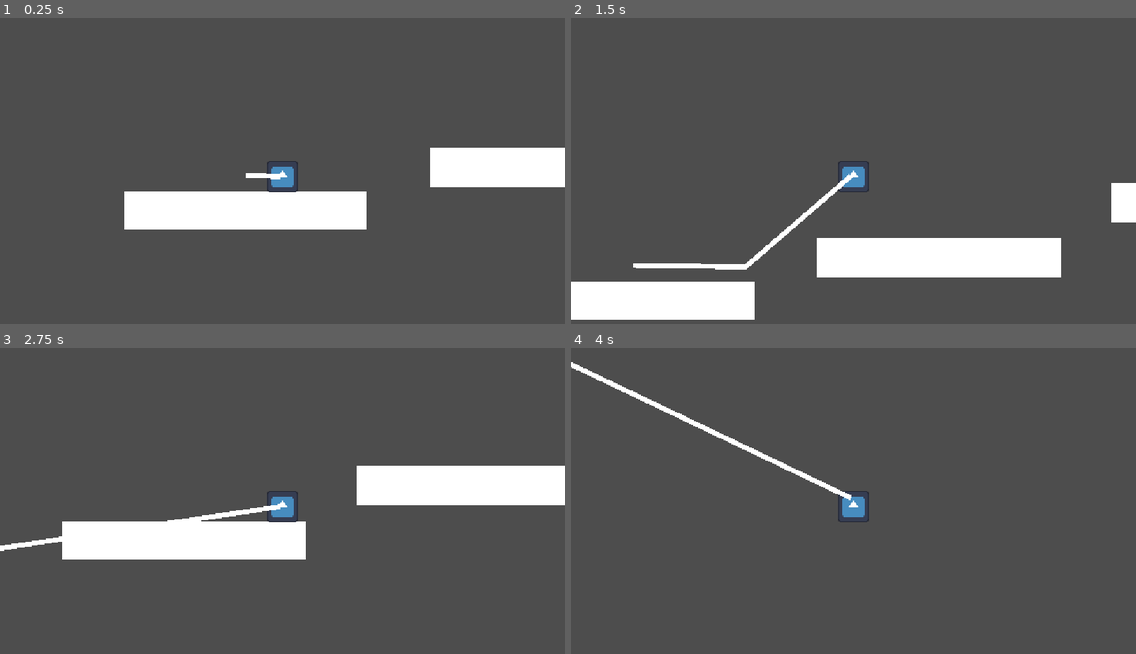
Above: before the commit, frames 1-4 (two rows, left to right).
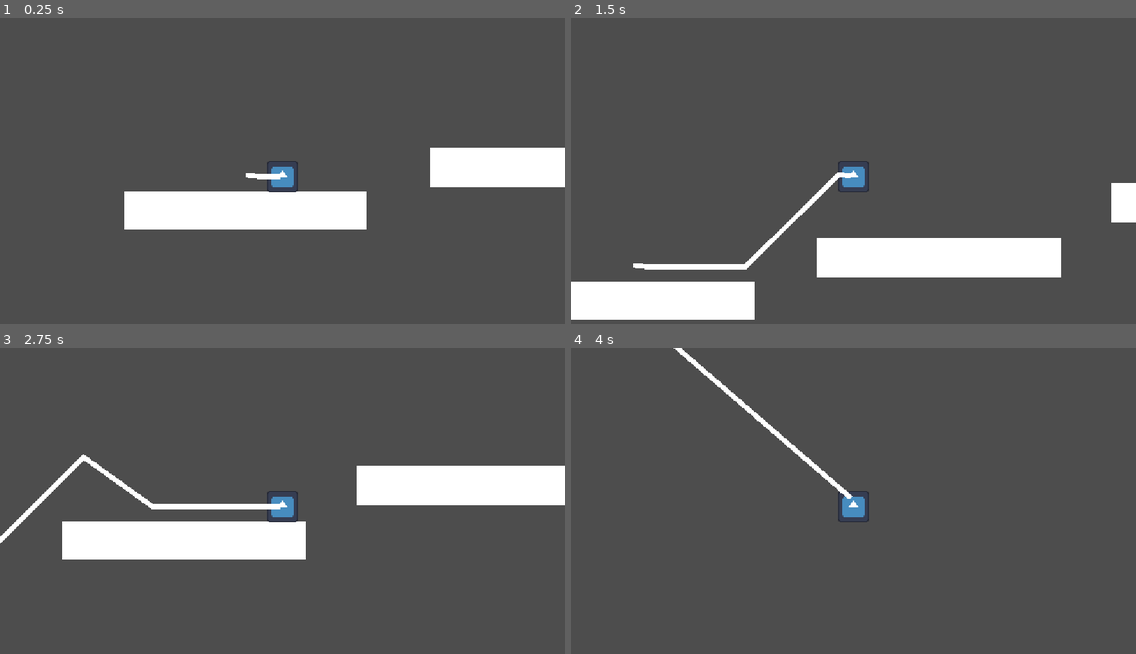
Above: after the commit, the same moments.

Repository: thirtyseventh-xyz/haven
Game: Godot game, scene res://levels/level_1.tscn
Same seed, same stepped clock (60 frames per second), same inputs: the game is played once before the commit and once after it. The project has no main scene, so this scene is started directly. The engine's default icon, where the game draws it, is replaced by a stand-in: a white triangle on a blue panel in a dark square.
Inputs:
- Up to frame 1 (0.25 s): no input
- Up to frame 2 (1.5 s): tap Enter at 0.5 s; tap Space at 0.77 s
- Up to frame 3 (2.75 s): tap Space at 1.52 s
- Up to frame 4 (4 s): tap Space at 3.02, 3.77 s

The runs differ from the first frame. In frame 1, less than 0.1% of the frame differs, in the area x 43-48%, y 50-53%; in frame 2, 0.7%; in frame 3, 1.4%; in frame 4, 1.5%, in the area x 0-50%, y 0-50%.

Commit message:
line works better

Diff:
--- a/levels/line_2d.gd
+++ b/levels/line_2d.gd
@@ -11,4 +11,3 @@
 
 func track_last_point(new_pos:Vector2) -> void:
 	set_point_position(created_points, new_pos)
-	print("set point "+str(created_points)+"  to position "+str(new_pos))
--- a/objects/player/player.gd
+++ b/objects/player/player.gd
@@ -1,5 +1,4 @@
 extends CharacterBody2D
-
 
 const SPEED = 300.0
 const JUMP_VELOCITY = -600.0
@@ -15,12 +14,26 @@
 			velocity.y = JUMP_VELOCITY
 			new_line_point.emit(position)
 
+
+var last_vel_state:int = 0
+var was_in_air:bool = false
 func _physics_process(delta: float) -> void:
 	# Add the gravity.
 	track_last_point.emit(position)
 
 	if not is_on_floor():
+		was_in_air = true
 		velocity += get_gravity() * delta
+		if sign(velocity.y) != last_vel_state:# and sign(velocity.y) != 0 and last_vel_state == 1 :
+			new_line_point.emit(position)
+
+		last_vel_state = sign(velocity.y)
+
+	if was_in_air and is_on_floor():
+		was_in_air = false
+		new_line_point.emit(position)
 
 	velocity.x = SPEED
 	move_and_slide()
+
+	#print(str(velocity))
